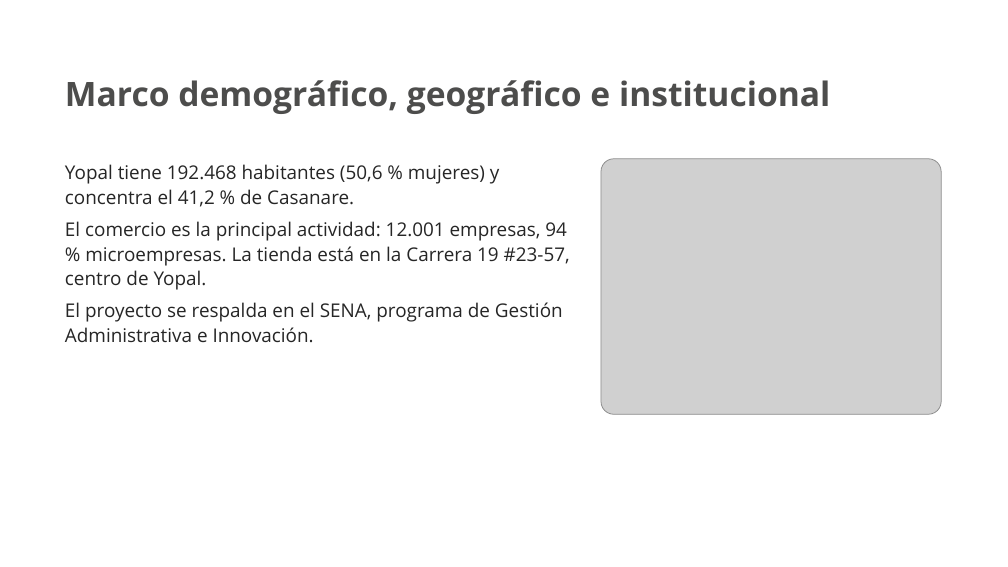
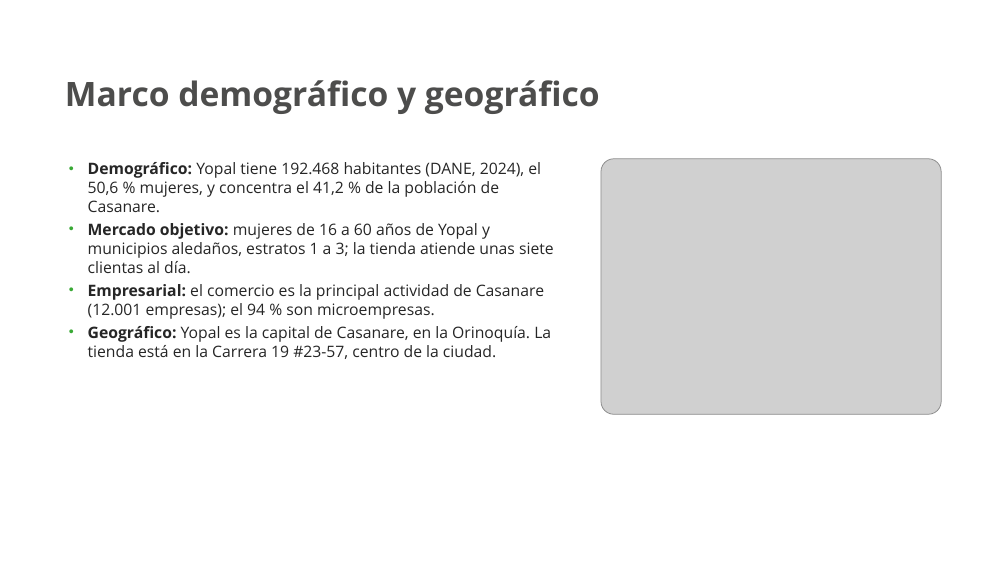
Before and after one commit to nayraclaud-glitch/Trabjo-De-eEstudio, a slide deck: slide 23 of Luna_de_Cristal_Presentacion_SENA.pptx (slide 18 before the commit). Drawn at 1008x567 pixels with LibreOffice and Linux fonts; fonts in the diff are those of the drawing; grey boxes stand for pictures; background and template pictures are left out. Boxes give left, top, right and bottom in pixels: in the first picture for what was removed or moved away, otherwise in the second. Text is boxed around its words. In the diff, an @@ line names an element or a change of style, - is before the commit and + after.

```diff
--- a/Luna_de_Cristal_Presentacion_SENA.pptx
+++ b/Luna_de_Cristal_Presentacion_SENA.pptx
@@ text at (65, 80, 600, 114): text changed @@
-Marco demográfico, geográfico e institucional
+Marco demográfico y geográfico
@@ text at (88, 162, 554, 359): text changed; size 18 to 15 pt @@
-Yopal tiene 192.468 habitantes (50,6 % mujeres) y concentra el 41,2 % de Casanare.
-El comercio es la principal actividad: 12.001 empresas, 94 % microempresas. La tienda está en la Carrera 19 #23-57, centro de Yopal.
-El proyecto se respalda en el SENA, programa de Gestión Administrativa e Innovación.
+• Demográfico: Yopal tiene 192.468 habitantes (DANE, 2024), el 50,6 % mujeres, y concentra el 41,2 % de la población de Casanare.
+• Mercado objetivo: mujeres de 16 a 60 años de Yopal y municipios aledaños, estratos 1 a 3; la tienda atiende unas siete clientas al día.
+• Empresarial: el comercio es la principal actividad de Casanare (12.001 empresas); el 94 % son microempresas.
+• Geográfico: Yopal es la capital de Casanare, en la Orinoquía. La tienda está en la Carrera 19 #23-57, centro de la ciudad.
```
Also in this commit, not shown: 1 other slide changed, 8 slides added.
